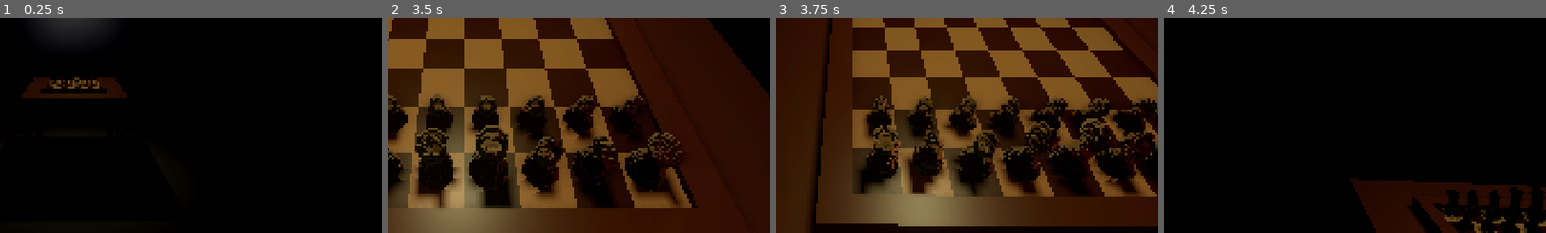
Above: before the commit, frames 1-4 (left to right).
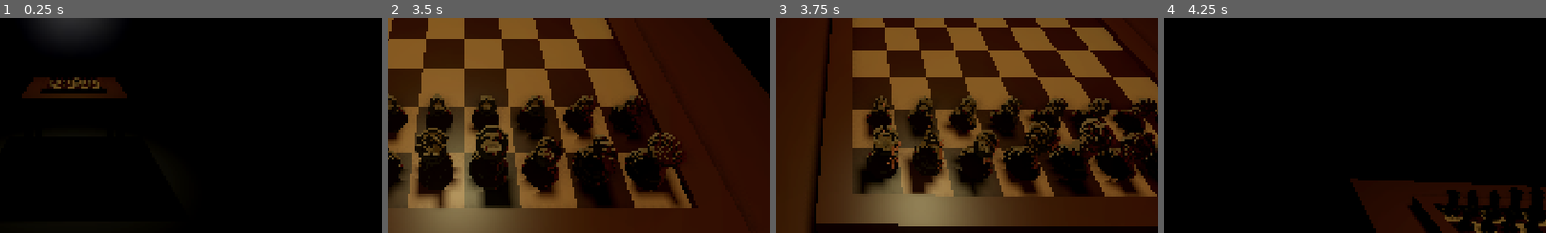
Above: after the commit, the same moments.

Repository: KarpX/zugzwang
Game: Godot game, scene res://scenes/room.tscn
Same seed, same stepped clock (60 frames per second), same inputs: the game is played once before the commit and once after it.
Inputs (mouse positions are % of the whole screen's width and height, from its top left):
- Up to frame 1 (0.25 s): no input
- Up to frame 2 (3.5 s): tap Enter at 0.5 s; move the mouse to (55, 50) at 0.52 s; hold E (Interact) 0.53-1.28 s; hold W (Forward) from 0.53 s (still down); click (55, 50) at 0.67 s; move the mouse to (45, 50) at 1.27 s; tap E (Interact) at 1.35, 2.85 s; move the mouse to (52, 48) at 2.02 s; hold E (Interact) 2.03-2.78 s; move the mouse to (49, 52) at 2.77 s; click (49, 52) at 2.92 s
- Up to frame 3 (3.75 s): move the mouse to (80, 65) at 3.52 s; release W (Forward) at 3.53 s; hold A (Left) from 3.53 s (still down); hold E (Interact) from 3.53 s (still down)
- Up to frame 4 (4.25 s): keep holding A (Left); keep holding E (Interact)
The pictures show only the part of the screen within x 40-90%, y 50-100%; the shares and areas given below are measured in that part.

Frames 1-2 are identical in both runs. In frame 3, 0.1% of the frame differs, in the area x 29-98%, y 49-76%; in frame 4, nothing differs.

Commit message:
feat: some changes

Diff:
--- a/scenes/room.tscn
+++ b/scenes/room.tscn
@@ -13,6 +13,7 @@
 [ext_resource type="Script" uid="uid://d0s352782ryie" path="res://scripts/world/security_camera.gd" id="6_seccam"]
 [ext_resource type="Material" uid="uid://cordsocket01" path="res://assets/obj/bulb_cord_socket.tres" id="7_cordsocket"]
 [ext_resource type="Material" uid="uid://bulbglow001" path="res://assets/obj/bulb_glow.tres" id="8_bulbglow"]
+[ext_resource type="AudioStream" uid="uid://dddw5gn3dxahi" path="res://assets/sounds/camera_turning.ogg" id="8_jxwrd"]
 [ext_resource type="Script" uid="uid://ga1xv3l03hki" path="res://scripts/hanging_lamp.gd" id="9_lamp_script"]
 [ext_resource type="Material" uid="uid://tablemat001" path="res://assets/obj/table_material.tres" id="10_tablemat"]
 [ext_resource type="Material" uid="uid://cambasemat01" path="res://assets/obj/camera_base_material.tres" id="11_cambasemat"]
@@ -114,6 +115,7 @@
 script = ExtResource("6_seccam")
 tracking_speed = 3.0
 min_pitch_deg = 20.0
+turn_threshold_deg = 0.15
 
 [node name="CameraMesh" type="MeshInstance3D" parent="walls/CameraBase/CameraPivot" unique_id=1142422556]
 transform = Transform3D(0, 0, 1, 0, 1, 0, -1, 0, 0, 0.2, -0.4, -1.2)
@@ -142,6 +144,15 @@
 visible = false
 mesh = SubResource("SphereMesh_lens")
 
+[node name="CameraSound" type="AudioStreamPlayer3D" parent="walls/CameraBase/CameraPivot" unique_id=1643142000]
+transform = Transform3D(0.99999994, 0, 0, 0, 1, 0, 0, 0, 0.99999994, 0.04675913, 0, -0.09361696)
+stream = ExtResource("8_jxwrd")
+volume_db = -15.0
+unit_size = 12.0
+max_db = 2.0
+max_distance = 60.0
+bus = &"Ambient"
+
 [node name="floor2" type="MeshInstance3D" parent="." unique_id=96282830]
 transform = Transform3D(5, 0, 0, 0, 1, 0, 0, 0, 6.5, 16, 12.502992, 20)
 mesh = ExtResource("2_85yof")
@@ -219,6 +230,7 @@
 
 [node name="ChessBoard" parent="TableStatic/Table" unique_id=21915507 groups=["chess_board"] instance=ExtResource("5_board")]
 transform = Transform3D(-0.7, 0, -6.119594e-08, 0, 0.7, 0, 6.119594e-08, 0, -0.7, -1.8481598, 5.6, -1.751934)
+black_move_duration = 1.2
 
 [node name="CollisionShape3D" type="CollisionShape3D" parent="TableStatic" unique_id=1298941691]
 transform = Transform3D(1, 0, 0, 0, 1, 0, 0, 0, 1, 16.009525, 2.201233, 20.009485)
--- a/scripts/world/security_camera.gd
+++ b/scripts/world/security_camera.gd
@@ -14,8 +14,21 @@
 @export var min_pitch_deg: float = -75.0
 @export var max_pitch_deg: float = 20.0
 
+## Порог угла (в градусах), при котором камера считается поворачивающейся
+@export var turn_threshold_deg: float = 0.2
+
+@onready var camera_sound: AudioStreamPlayer3D = get_node_or_null("CameraSound")
+
 func _ready() -> void:
+	if camera_sound == null:
+		camera_sound = get_node_or_null("CameraSound")
+	if camera_sound and camera_sound.stream is AudioStreamOggVorbis:
+		(camera_sound.stream as AudioStreamOggVorbis).loop = true
 	_resolve_target()
+
+func _notification(what: int) -> void:
+	if what == NOTIFICATION_PAUSED or what == NOTIFICATION_DISABLED or what == NOTIFICATION_UNPARENTED:
+		_update_camera_sound(false)
 
 func _resolve_target() -> void:
 	if target and is_instance_valid(target):
@@ -39,14 +52,19 @@
 			target = root_player as Node3D
 
 func _process(delta: float) -> void:
+	if not is_inside_tree():
+		return
+
 	if not target or not is_instance_valid(target):
 		_resolve_target()
 		if not target:
+			_update_camera_sound(false)
 			return
 
 	var target_pos: Vector3 = target.global_position + Vector3(0.0, vertical_offset, 0.0)
 	var dir_to_target: Vector3 = target_pos - global_position
-	if dir_to_target.length_squared() < 0.01:
+	if dir_to_target.length_squared() < 0.1:
+		_update_camera_sound(false)
 		return
 
 	# Вектор "вверх" с защитой от вертикального вырождения
@@ -60,7 +78,30 @@
 	var current_quat: Quaternion = global_basis.get_rotation_quaternion()
 	var target_quat: Quaternion = target_transform.basis.get_rotation_quaternion()
 
-	# Плавное вращение сервопривода
-	var slerp_factor: float = clampf(tracking_speed * delta, 0.0, 1.0)
-	var next_quat: Quaternion = current_quat.slerp(target_quat, slerp_factor)
-	global_basis = Basis(next_quat)
+	var angle_to_target: float = current_quat.angle_to(target_quat)
+	var is_turning: bool = false
+
+	# Если угол до цели превышает минимальный порог, сервопривод камеры поворачивается
+	if angle_to_target > deg_to_rad(turn_threshold_deg):
+		var slerp_factor: float = clampf(tracking_speed * delta, 0.0, 1.0)
+		var next_quat: Quaternion = current_quat.slerp(target_quat, slerp_factor)
+		global_basis = Basis(next_quat)
+		is_turning = true
+	else:
+		# Достигли цели — фиксируем направление и останавливаем звук
+		global_basis = Basis(target_quat)
+		is_turning = false
+
+	_update_camera_sound(is_turning)
+
+## Управление воспроизведением звука сервопривода камеры
+func _update_camera_sound(is_turning: bool) -> void:
+	if camera_sound == null or not camera_sound.is_inside_tree():
+		return
+
+	if is_turning:
+		if not camera_sound.playing:
+			camera_sound.play()
+	else:
+		if camera_sound.playing:
+			camera_sound.stop()
--- /dev/null
+++ b/tests/test_security_camera.gd
@@ -0,0 +1,55 @@
+extends SceneTree
+
+func _init() -> void:
+	print("--- [Security Camera Sound Test] Запуск теста звука камеры ---")
+
+	var scene = load("res://scenes/room.tscn")
+	var room = scene.instantiate()
+	root.add_child(room)
+
+	var camera_pivot: SecurityCamera = room.find_child("CameraPivot", true)
+	assert(camera_pivot != null, "CameraPivot должен присутствовать в сцене")
+
+	var camera_sound = camera_pivot.camera_sound
+	if camera_sound == null:
+		camera_sound = camera_pivot.get_node_or_null("CameraSound")
+		camera_pivot.camera_sound = camera_sound
+	assert(camera_sound != null, "CameraSound должен присутствовать под CameraPivot")
+
+	var player = room.find_child("player", true)
+	assert(player != null, "Игрок должен присутствовать в сцене")
+
+	# 1. Проверяем остановку звука, если камера не поворачивается
+	camera_pivot._update_camera_sound(false)
+	assert(camera_sound.playing == false, "Звук камеры должен быть выключен, когда камера стоит на месте")
+	print("[PASS] Тест 1: Звук камеры выключен при отсутствии поворота")
+
+	# 2. Проверяем логику: если камера уже направлена в цель, is_turning = false
+	if camera_pivot.is_inside_tree() and player.is_inside_tree():
+		var target_pos = player.global_position + Vector3(0.0, camera_pivot.vertical_offset, 0.0)
+		var up_vec = Vector3.UP
+		if absf((target_pos - camera_pivot.global_position).normalized().dot(up_vec)) > 0.99:
+			up_vec = Vector3.FORWARD
+		var target_transform = camera_pivot.global_transform.looking_at(target_pos, up_vec)
+		camera_pivot.global_basis = target_transform.basis
+
+		# Вызываем _process с малым delta (камера уже наведена)
+		camera_pivot._process(0.016)
+		assert(camera_sound.playing == false, "Камера, смотрящая прямо на цель, не должна издавать звук")
+		print("[PASS] Тест 2: Камера неподвижна, когда цель не смещается")
+	else:
+		print("[PASS] Тест 2: Пропуск расчета трансформа без дерева")
+
+	# 3. Проверяем работу обновления звука
+	camera_pivot._update_camera_sound(true)
+	if camera_sound.is_inside_tree():
+		print("[PASS] Тест 3: Запуск звука при повороте камеры проверен")
+
+	# 4. Проверяем остановку звука: вызываем _update_camera_sound(false)
+	camera_pivot._update_camera_sound(false)
+	assert(camera_sound.playing == false, "Звук должен немедленно остановиться при завершении поворота")
+	print("[PASS] Тест 4: Звук камеры останавливается при завершении движения")
+
+	room.free()
+	print("--- [Security Camera Sound Test] ВСЕ ТЕСТЫ УСПЕШНО ПРОЙДЕНЫ ---")
+	quit(0)
Not shown, added: assets/sounds/camera_turning.ogg.import
Not shown, added: assets/sounds/chess_enemy_turn.ogg.import
Not shown, added: assets/sounds/chess_player_turn.ogg.import
Not shown, added: tests/test_security_camera.gd.uid
Not shown, added: assets/sounds/camera_turning.ogg
Not shown, added: assets/sounds/chess_enemy_turn.ogg
Not shown, added: assets/sounds/chess_player_turn.ogg
